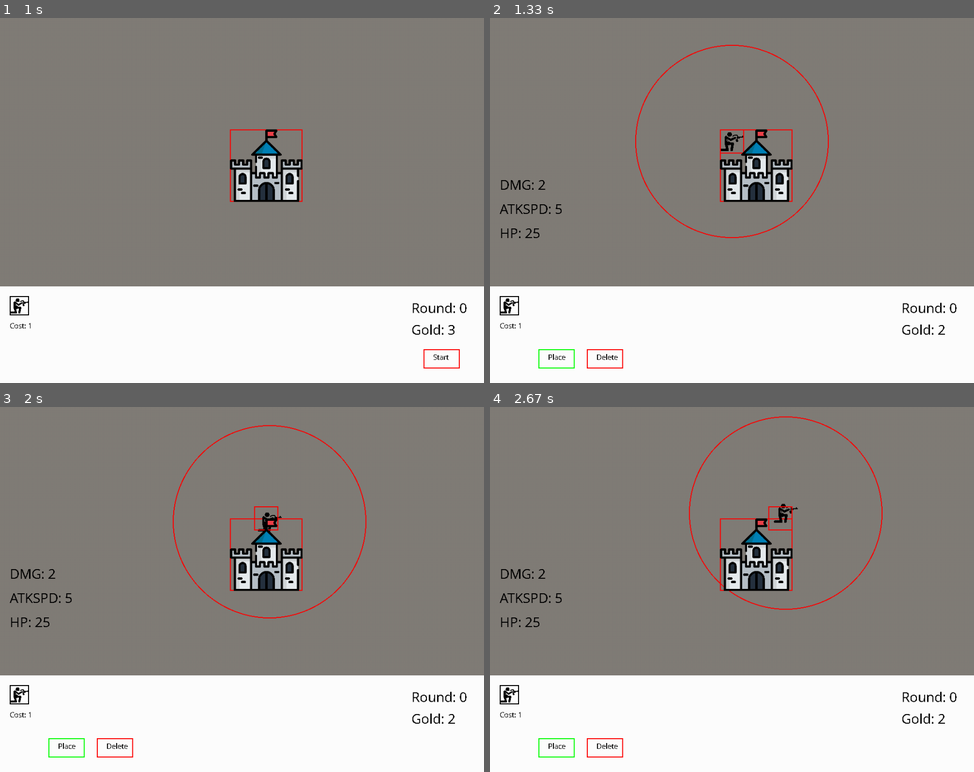
Above: before the commit, frames 1-4 (two rows, left to right).
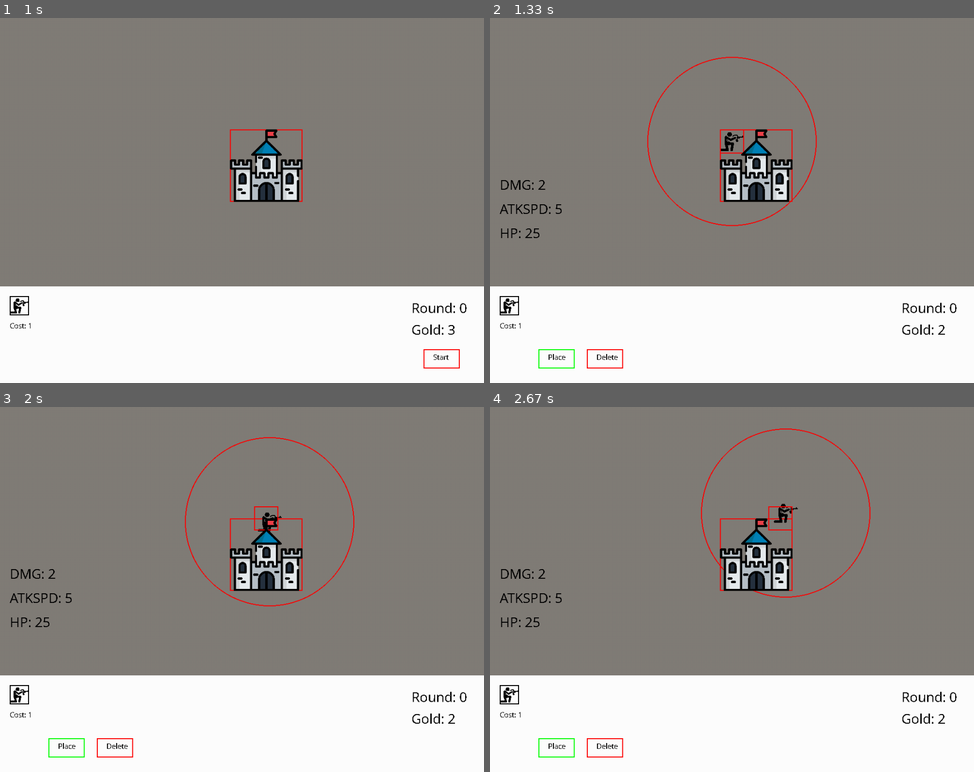
Above: after the commit, the same moments.

Repository: toadmengo/Towerdefense
Game: pygame game, started from td.py
The game is run twice, just before and just after one commit, with the same random seed, the same clock (stepped at 60 frames per second) and the same inputs.
Inputs (mouse positions are in pixels of both pictures, inside the frame that each line leads up to):
- Up to frame 1 (1 s): tap Space at 0.33 s; click "Place" at 0.72 s
- Up to frame 2 (1.33 s): click (509, 306) at 1.05 s
- Up to frame 3 (2 s): hold Right 1.33-1.8 s; tap Space at 1.4, 1.7, 1.9 s; hold Up from 1.83 s (still down)
- Up to frame 4 (2.67 s): release Up at 2.13 s; hold Right 2.17-2.63 s; tap Space at 2.23, 2.53 s

Frame 1 is identical in both runs. In frame 2, 0.8% of the frame differs, in the area x 30-70%, y 7-61%; in frame 3, 0.8%, in the area x 35-76%, y 4-58%; in frame 4, 0.8%.

Commit message:
Commit before editing buttons

Diff:
--- a/td.py
+++ b/td.py
@@ -66,6 +66,10 @@
         self.shooting=False
         self.shottimer=random.choice(range(1, shottimerrange))
         self.shootingat=-1
+
+        self.right=True
+        self.up=False
+        self.down=False
 
 
 
@@ -207,18 +211,13 @@
         self.width=50
         self.height=50
         self.img=pygame.image.load(r'image/soldierR.png')
-        self.range=200
-        ###needs range function
+        self.range=175
         self.maxhp=25
         self.hp=self.maxhp
-        self.dmgdisp=2
-        self.dmg=self.dmgdisp
+        self.dmg=2
         self.firerate=5
         super().__init__(ID, x, y, vel)
         self.imglist=[pygame.image.load(r'image/soldierR.png'), pygame.image.load(r'image/soldierTR.png'),pygame.image.load(r'image/soldierTL.png'), pygame.image.load(r'image/soldierL.png'), pygame.image.load(r'image/soldierBL.png'), pygame.image.load(r'image/soldierBR.png')]
-        self.right=True
-        self.up=False
-        self.down=False
         self.cost=1
         self.good=True
         self.description=''
@@ -232,20 +231,30 @@
         for i in range(6):
             self.imglist.append(pygame.image.load(r'image/barbed-wire.png'))
         self.range=0
-        ###needs range function
         self.maxhp=80
         self.hp=self.maxhp
-        self.dmgdisp=0
-        self.dmg=self.dmgdisp
+        self.dmg=0
         self.firerate=0
         super().__init__(ID, x, y, vel)
-        self.right=True
-        self.up=False
-        self.down=False
         self.cost=2
         self.good=True
         self.description='Great for tanking zombies'
 
+class machinegun(object):
+    def __init__(self, ID, x, y, vel):
+        self.width=75
+        self.height=75
+        self.img=pygame.image.load(r'image/barbed-wire.png')
+        self.imglist=[]
+        self.range=150
+        self.maxhp=5
+        self.hp=self.maxhp
+        self.dmg=1
+        self.firerate=18
+        super().__init__(ID, x, y, vel)
+        self.cost=3
+        self.good=True
+        self.description='High damage, quite vulnerable'
 
 class zombie(object):
     def __init__(self, ID, x, y, vel, delay):
@@ -316,15 +325,19 @@
         self.height=40
 
     def draw(self):
-        self.img=pygame.transform.scale(self.img, (self.width,self.height))
-        pygame.draw.rect(screen, (0,0,0),self.rect, 2)
-        screen.blit(self.img, (self.x,self.y))
-        self.textsurface= myfont2.render(f'Cost: {self.soldier.cost}', False, (0, 0, 0))
-        screen.blit(self.textsurface, (self.x,self.y+self.height+10))
+        if self.round>=phase:
+            self.img=pygame.transform.scale(self.img, (self.width,self.height))
+            pygame.draw.rect(screen, (0,0,0),self.rect, 2)
+            screen.blit(self.img, (self.x,self.y))
+            self.textsurface= myfont2.render(f'Cost: {self.soldier.cost}', False, (0, 0, 0))
+            screen.blit(self.textsurface, (self.x,self.y+self.height+10))
 
     def clickedon(self, pos):
-        if self.rect.collidepoint(pos):
-            return True
+        if self.round>=phase:
+            if self.rect.collidepoint(pos):
+                return True
+            else:
+                return False
         else:
             return False
 
@@ -341,7 +354,7 @@
             return True
 
     def showinfo(self):
-        text1=myfont.render(f'DMG: {self.soldier.dmgdisp}', False, (0, 0, 0))
+        text1=myfont.render(f'DMG: {self.soldier.dmg}', False, (0, 0, 0))
         text2=myfont.render(f'ATKSPD: {self.soldier.firerate}', False, (0, 0, 0))
         text3=myfont.render(f'HP: {self.soldier.hp}', False, (0, 0, 0))
         text4=myfont.render(f'{self.soldier.description}', False, (0, 0, 0))
@@ -365,6 +378,7 @@
         self.color=(255,0,0)
         self.rect=pygame.Rect(self.x,self.y,self.width, self.height)
         self.func= 'Start'
+        self.round= 0
 class placebutton(button):
     def __init__(self):
         button.__init__(self)
@@ -375,6 +389,7 @@
         self.color=(0,255,0)
         self.rect=pygame.Rect(self.x,self.y,self.width, self.height)
         self.func= 'Place'
+        self.round= 0
 class deletebutton(button):
     def __init__(self):
         button.__init__(self)
@@ -385,6 +400,7 @@
         self.color= (255,0,0)
         self.rect=pygame.Rect(self.x,self.y,self.width, self.height)
         self.func= 'Delete'
+        self.round= 0
 
 class button1(button):
     def __init__(self):
@@ -395,6 +411,7 @@
         self.img=self.soldier.img
         self.info=False
         self.rect=pygame.Rect(self.x,self.y,self.width, self.height)
+        self.round= 0
 
 
 class button2(button):
@@ -406,6 +423,7 @@
         self.img=self.soldier.img
         self.info=False
         self.rect=pygame.Rect(self.x,self.y,self.width, self.height)
+        self.round= 1
 
 
 
